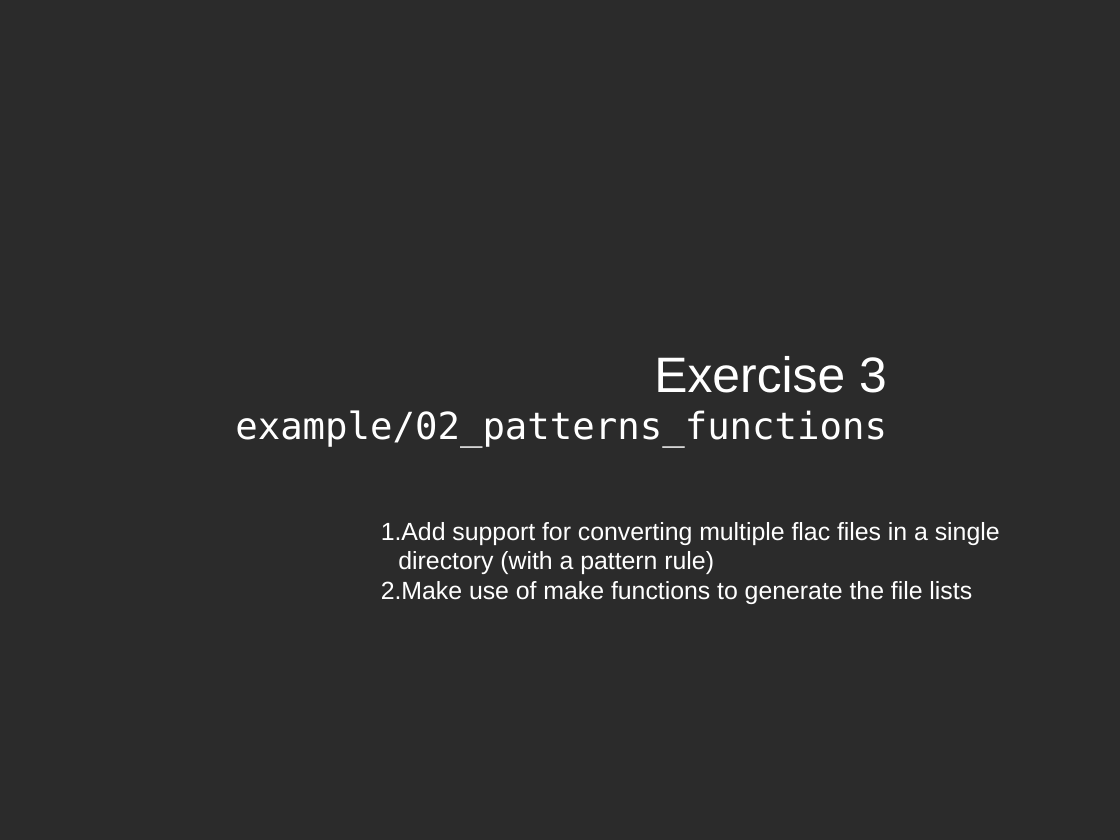
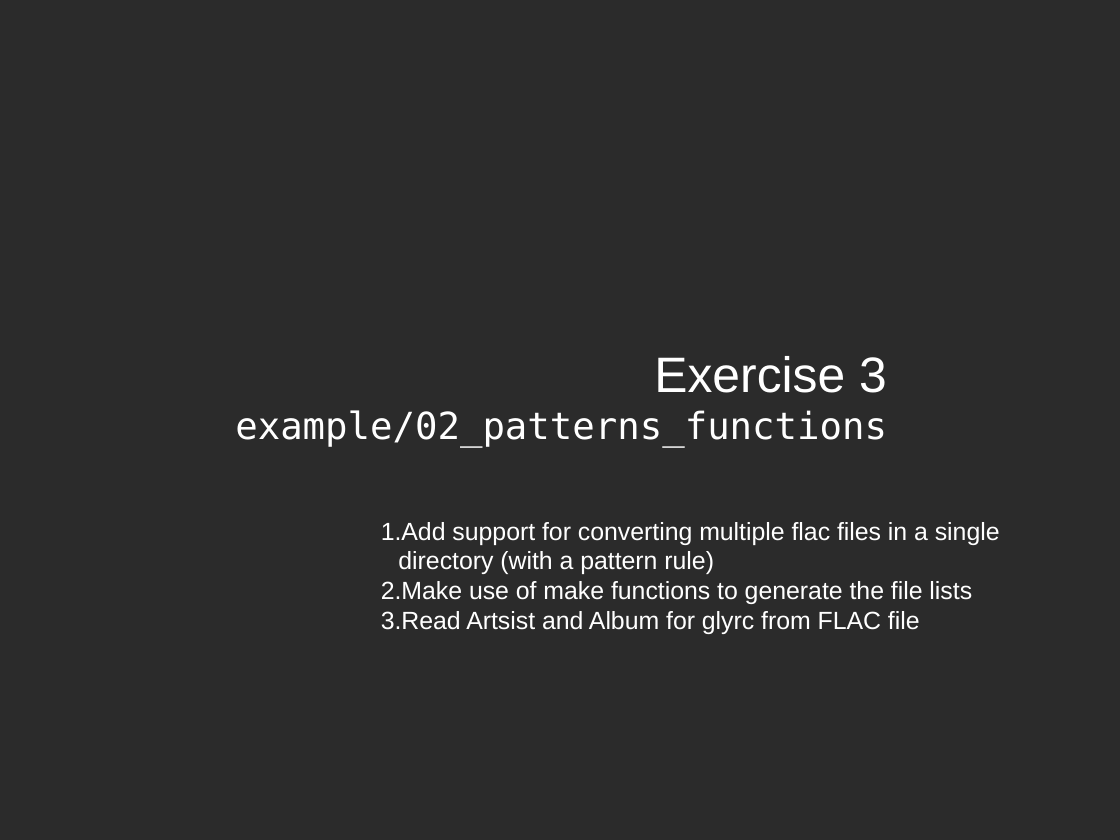
Before and after one commit to fsundermeyer/GNU_make_workshop, a slide deck: slide 35 of Presentation_GNU_make_workshop.odp. Drawn at 1120x840 pixels with LibreOffice and Linux fonts; fonts in the diff are those of the drawing; background and template pictures are left out; a plain dark background stands for a picture behind light text. Boxes give left, top, right and bottom in pixels: in the first picture for what was removed or moved away, otherwise in the second. Text is boxed around its words. In the diff, an @@ line names an element or a change of style, - is before the commit and + after.

```diff
--- a/Presentation_GNU_make_workshop.odp
+++ b/Presentation_GNU_make_workshop.odp
@@ text at [381,611,920,634]: paragraph added @@
+3. Read Artsist and Album for glyrc from FLAC file
```
Also in this commit, not shown: 1 other slide changed.
